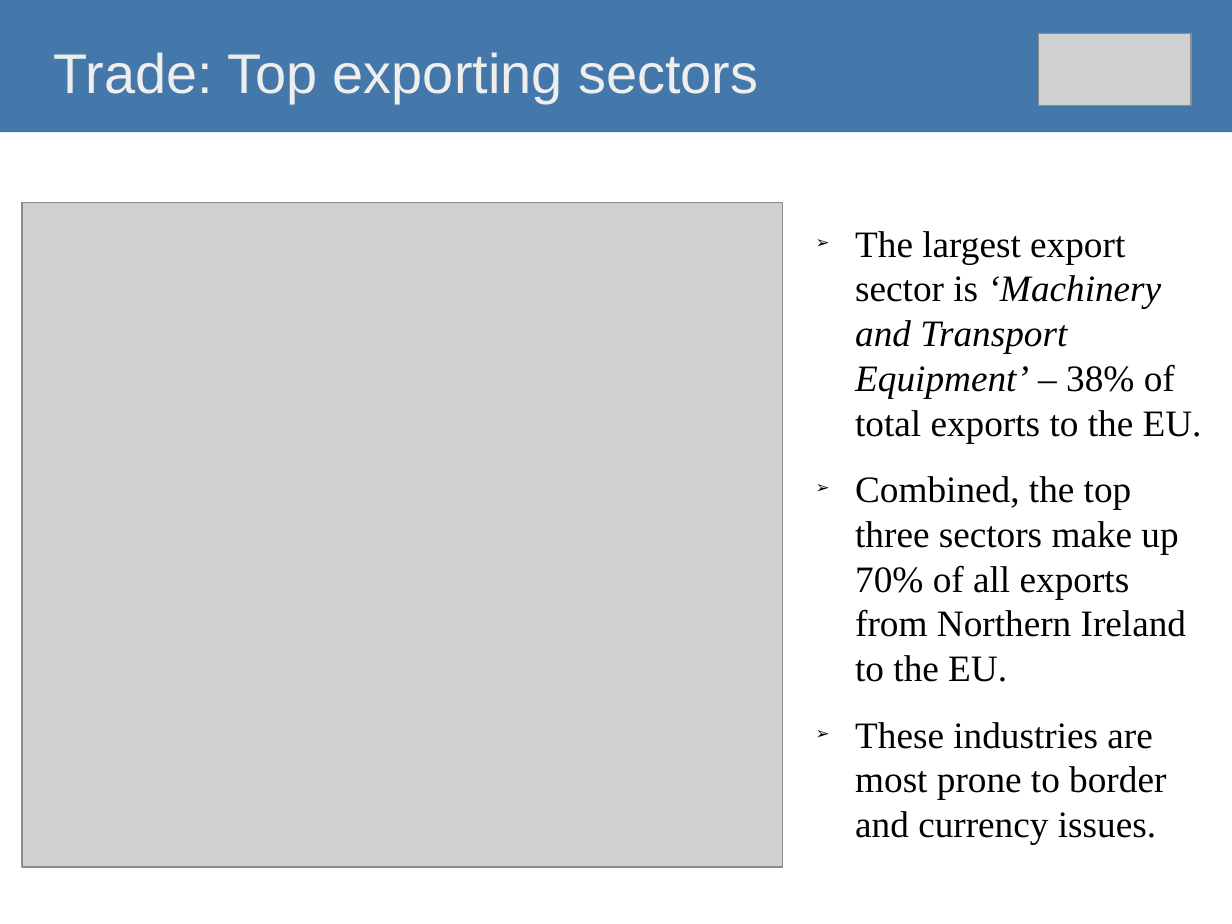
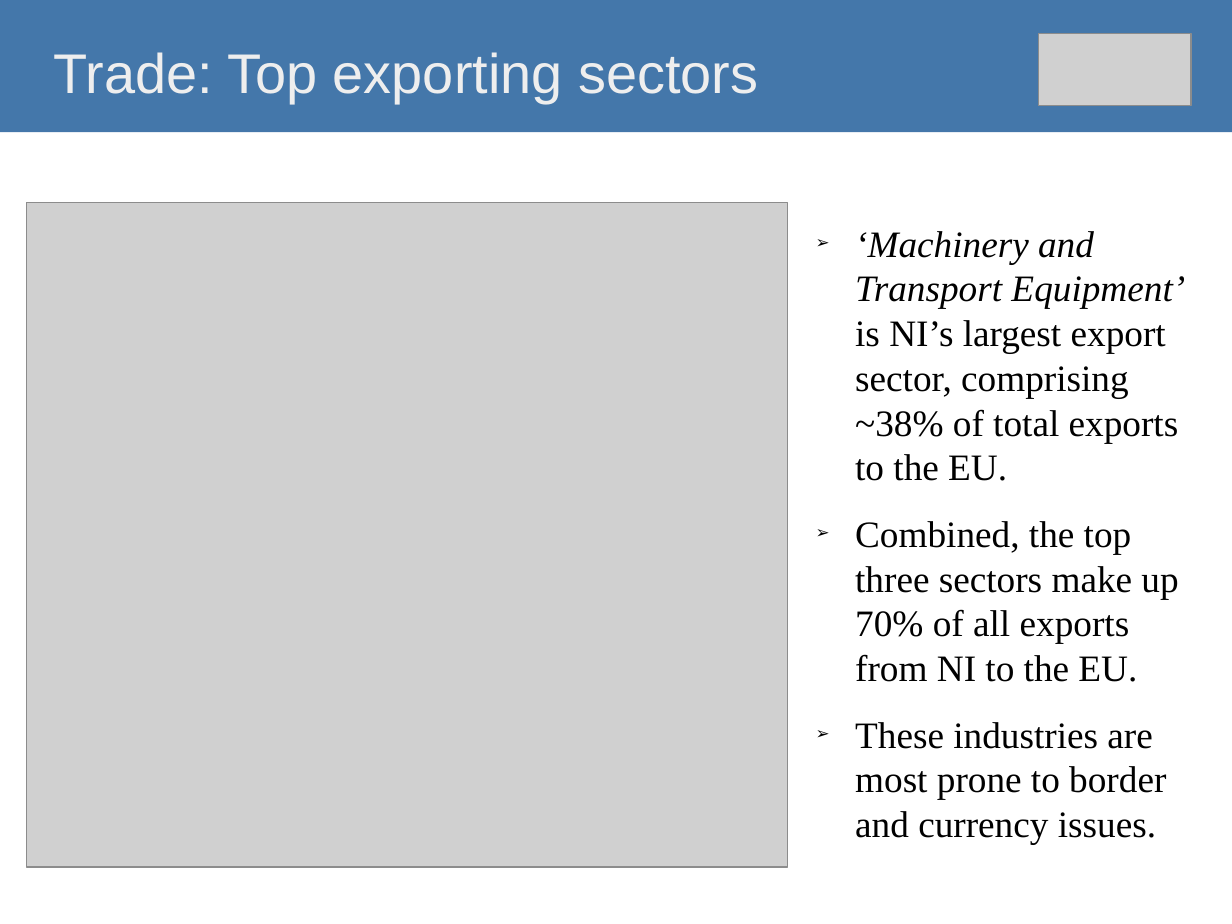
Before and after one commit to O1sims/MigrationNI, a slide deck: slide 5 of presentation/impact-of-brexit-on-ni-economy.odp. Drawn at 1232x924 pixels with LibreOffice and Linux fonts; fonts in the diff are those of the drawing; grey boxes stand for pictures. Boxes give left, top, right and bottom in pixels: in the first picture for what was removed or moved away, otherwise in the second. Text is boxed around its words. In the diff, an @@ line names an element or a change of style, - is before the commit and + after.

```diff
--- a/presentation/impact-of-brexit-on-ni-economy.odp
+++ b/presentation/impact-of-brexit-on-ni-economy.odp
@@ picture: place and size @@
-picture at (22,202,784,868)
+picture at (27,202,788,868)
@@ text at (855,231,1185,682): text changed @@
-➢ The largest export sector is ‘Machinery and Transport Equipment’ – 38% of total exports to the EU.
-➢ Combined, the top three sectors make up 70% of all exports from Northern Ireland to the EU.
+➢ ‘Machinery and Transport Equipment’ is NI’s largest export sector, comprising ~38% of total exports to the EU.
+➢ Combined, the top three sectors make up 70% of all exports from NI to the EU.
```
Also in this commit, not shown: 11 other slides changed, 1 slide added.
